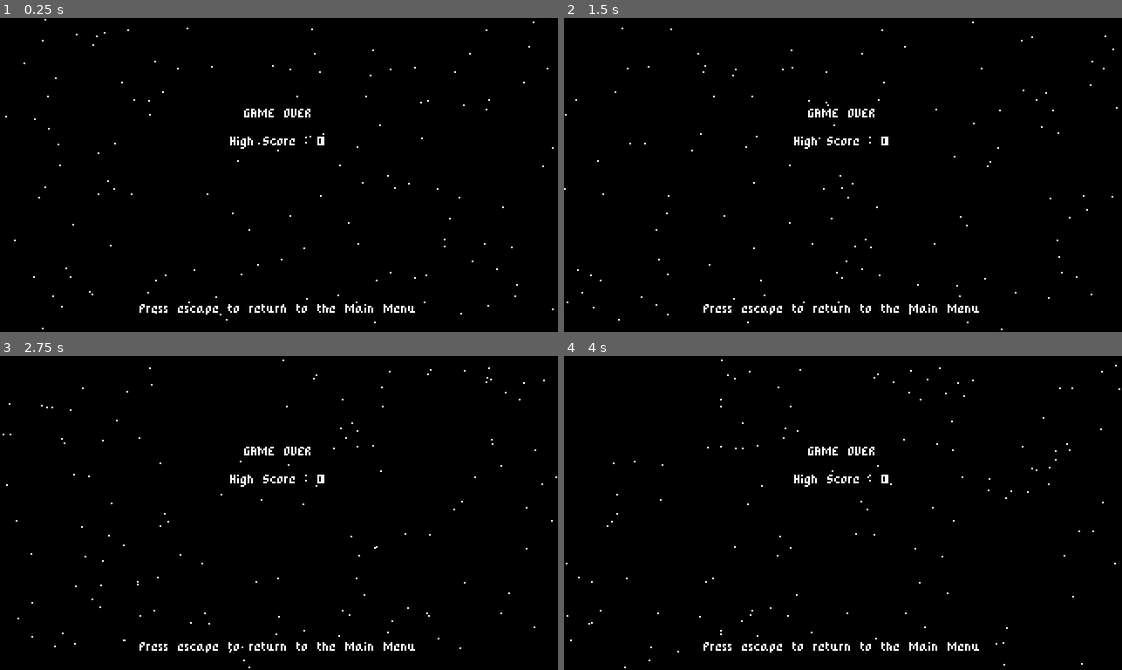
Above: before the commit, frames 1-4 (two rows, left to right).
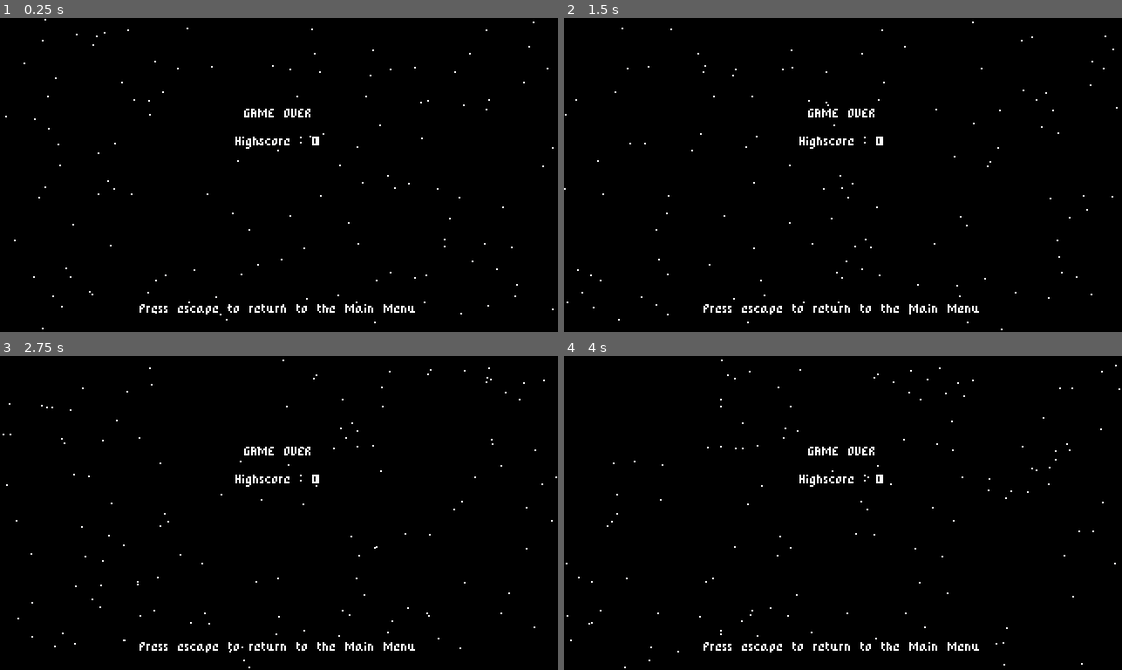
Above: after the commit, the same moments.

Repository: akira80kv/godot-space-shooter
Game: Godot game, scene res://GameOverScreen.tscn
Two runs of this game, one before a commit and one after it. Both use one fixed random seed, a clock stepped at 60 frames per second and the inputs below. This scene is started directly instead of the project's main scene.
Inputs:
- Up to frame 1 (0.25 s): no input
- Up to frame 2 (1.5 s): tap Enter (ui_accept) at 0.5, 0.77 s; hold Up (ui_up) 0.53-1.28 s; hold Down (ui_down) from 1.28 s (still down)
- Up to frame 3 (2.75 s): tap Enter (ui_accept) at 1.52 s; release Down (ui_down) at 2.03 s; hold Up (ui_up) from 2.03 s (still down)
- Up to frame 4 (4 s): tap Enter (ui_accept) at 3.02, 3.77 s; release Up (ui_up) at 3.53 s; hold Down (ui_down) from 3.53 s (still down)

The runs differ from the first frame. In frame 1, 0.2% of the frame differs, in the area x 41-59%, y 37-42%; in frame 2, 0.2%; in frame 3, 0.2%; in frame 4, 0.2%.

Commit message:
Game Finished!

Diff:
--- a/GameOverScreen.gd
+++ b/GameOverScreen.gd
@@ -1,5 +1,17 @@
 extends Node
+
+onready var highscoreLabel =  $HighScoreLabel
+
+func _ready():
+	set_highscore_label()
 
 func _process(delta):
 	if Input.is_action_just_pressed("ui_cancel"):
 		get_tree().change_scene("res://StartMenu.tscn")
+
+
+
+
+func set_highscore_label():
+	var save_data = SaveAndLoad.load_data_from_file()
+	highscoreLabel.text = "Highscore : " + str(save_data.highscore)
Not shown, added: .gitignore
